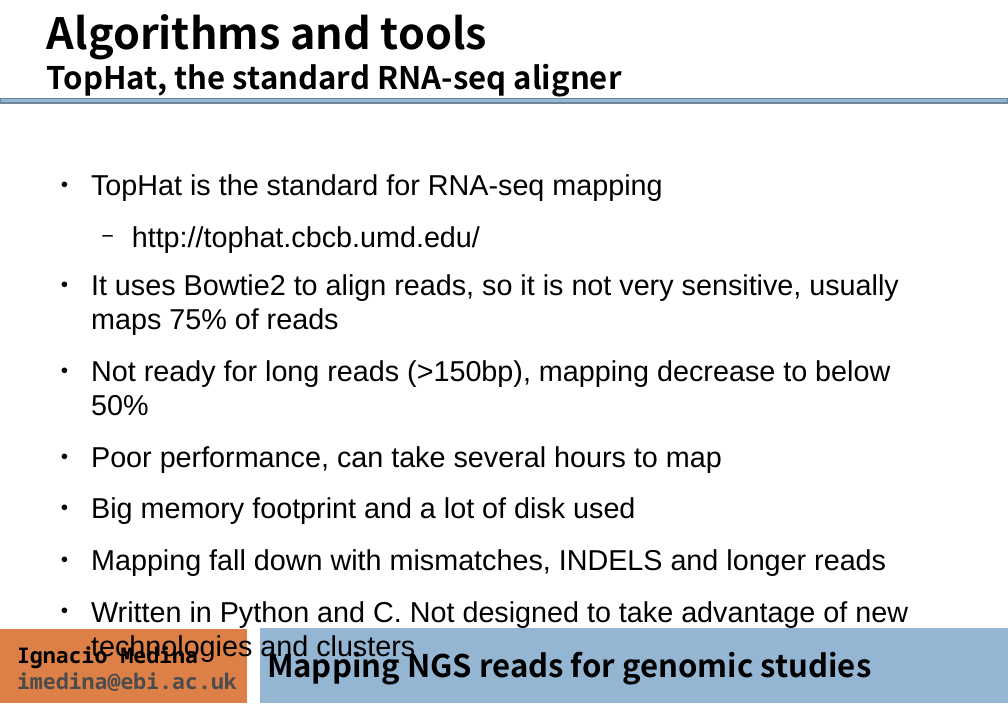
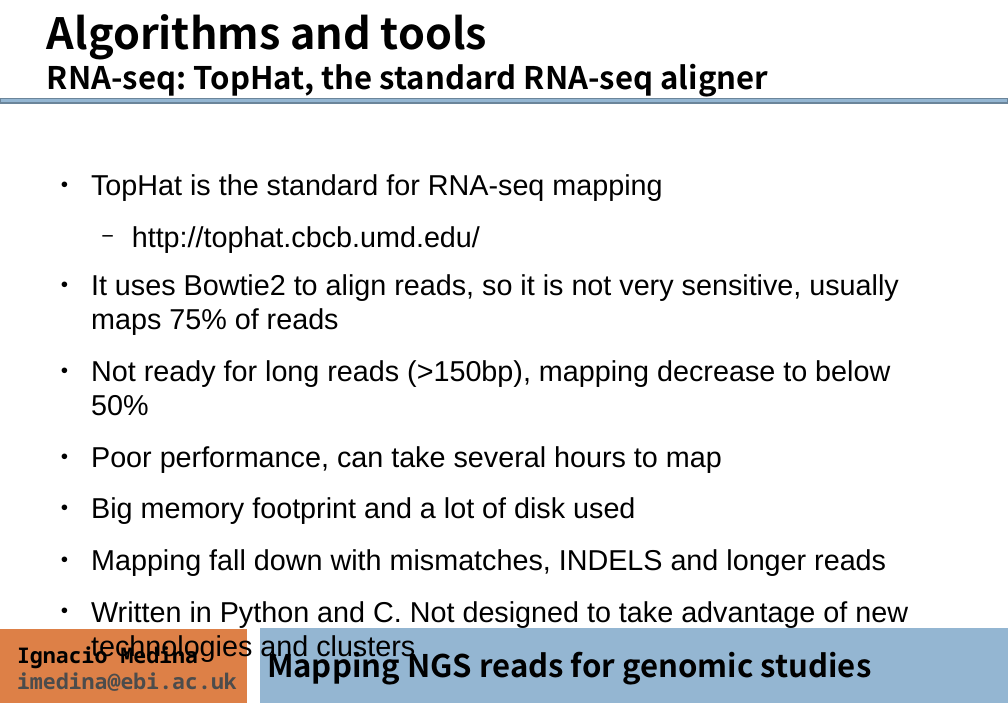
Before and after one commit to ngs-course/ngs-course.github.io, a slide deck: slide 16 of Course_Materials/alignment/presentation/ngs-read-mapping-imedina-mda14.odp. Drawn at 1008x713 pixels with LibreOffice and Linux fonts; fonts in the diff are those of the drawing. Boxes give left, top, right and bottom in pixels: in the first picture for what was removed or moved away, otherwise in the second. Text is boxed around its words. In the diff, an @@ line names an element or a change of style, - is before the commit and + after.

```diff
--- a/Course_Materials/alignment/presentation/ngs-read-mapping-imedina-mda14.odp
+++ b/Course_Materials/alignment/presentation/ngs-read-mapping-imedina-mda14.odp
@@ text at <box>47,57,768,97</box>: text changed @@
-TopHat, the standard RNA-seq aligner
+RNA-seq: TopHat, the standard RNA-seq aligner
```
Also in this commit, not shown: 16 other slides changed, 1 other file.
